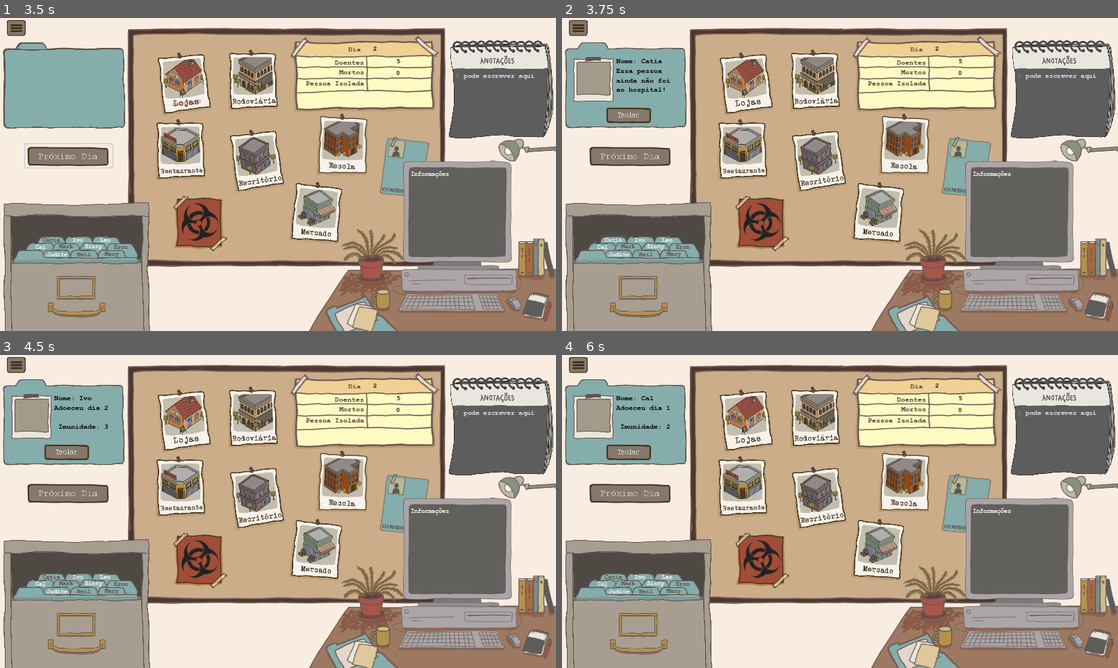
Above: before the commit, frames 1-4 (two rows, left to right).
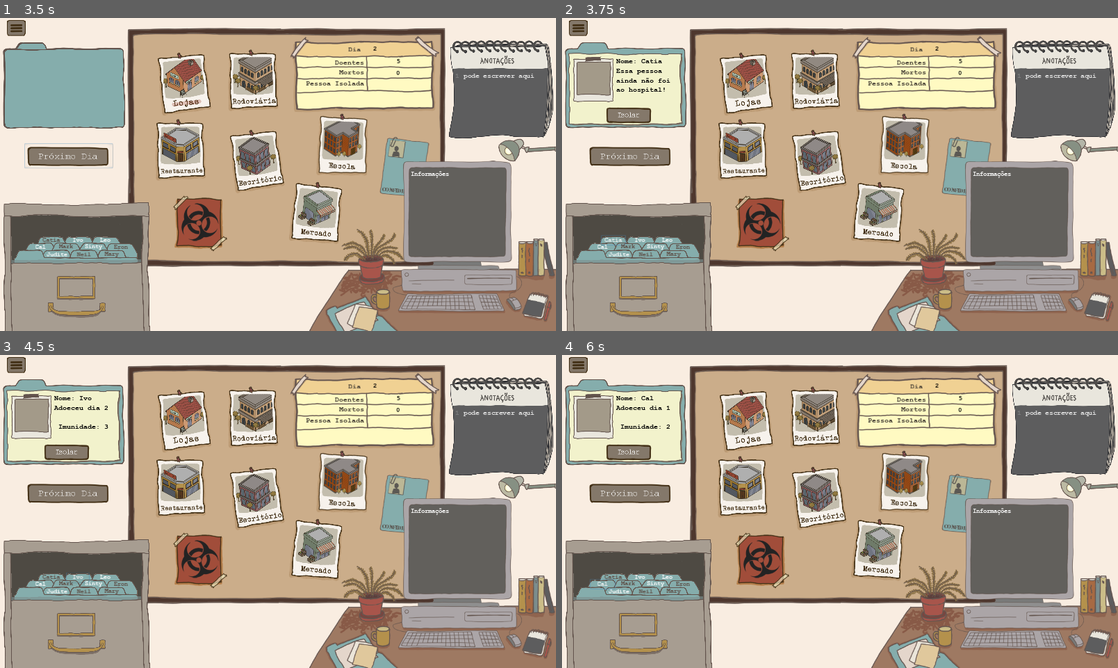
Above: after the commit, the same moments.

Repository: claraig/PatientZero
Game: Godot game, scene res://scenes/Menu.tscn
Same seed, same stepped clock (60 frames per second), same inputs: the game is played once before the commit and once after it.
Inputs (mouse positions are in pixels of both pictures, inside the frame that each line leads up to):
- Up to frame 1 (3.5 s): click (144, 136) at 0.5 s; click (66, 155) at 1.25 s; click (66, 155) at 2 s; click (183, 83) at 2.77 s
- Up to frame 2 (3.75 s): click "Catia" at 3.5 s
- Up to frame 3 (4.5 s): click "Ivo" at 4.25 s
- Up to frame 4 (6 s): click "Leo" at 5 s; click "Cal" at 5.75 s

Frame 1 is identical in both runs. In frame 2, 3.2% of the frame differs, in the area x 1-22%, y 11-35%; in frame 3, 3.2%; in frame 4, 3.2%.

Commit message:
exemplo retrato do personagem

Diff:
--- a/scenes/town.tscn
+++ b/scenes/town.tscn
@@ -1,9 +1,10 @@
-[gd_scene load_steps=84 format=2]
+[gd_scene load_steps=85 format=2]
 
 [ext_resource path="res://assets/town/town2.png" type="Texture" id=1]
 [ext_resource path="res://assets/autoral/Botoes/opcaoMenu.png" type="Texture" id=2]
 [ext_resource path="res://assets/autoral/Botoes/opcaoSair.png" type="Texture" id=3]
 [ext_resource path="res://assets/autoral/Fichas/fichaPersonalizada.png" type="Texture" id=4]
+[ext_resource path="res://assets/autoral/avatares/1PardoRuivo.png" type="Texture" id=5]
 [ext_resource path="res://scenes/InfoTurno.gd" type="Script" id=8]
 [ext_resource path="res://assets/audio/ALERT_Error.wav" type="AudioStream" id=9]
 [ext_resource path="res://assets/audio/arquive-click.wav" type="AudioStream" id=10]
@@ -709,6 +710,11 @@
 z_index = -2
 texture = ExtResource( 4 )
 
+[node name="1PardoRuivo" type="Sprite" parent="Fichas/FichaAberta2"]
+visible = false
+position = Vector2( -159.474, -29.79 )
+texture = ExtResource( 5 )
+
 [node name="Arquivo" type="Sprite" parent="Fichas"]
 position = Vector2( 14.9935, 454.824 )
 scale = Vector2( 0.288485, 0.288485 )
@@ -1454,6 +1460,7 @@
 }
 
 [node name="MenuPopup" type="Sprite" parent="."]
+visible = false
 position = Vector2( 650.844, 359.566 )
 texture = ExtResource( 74 )
 
Binary file changed: assets/autoral/Fichas/fichaPersonalizada.png
Binary file added: assets/autoral/avatares/1PardoRuivo.png
